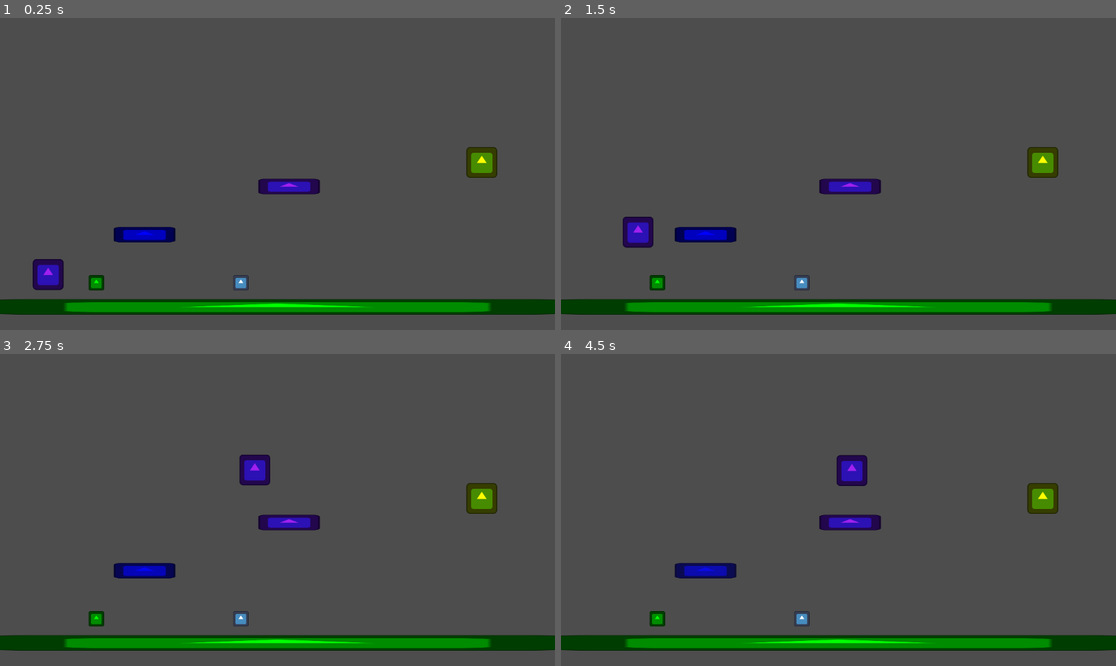
Above: before the commit, frames 1-4 (two rows, left to right).
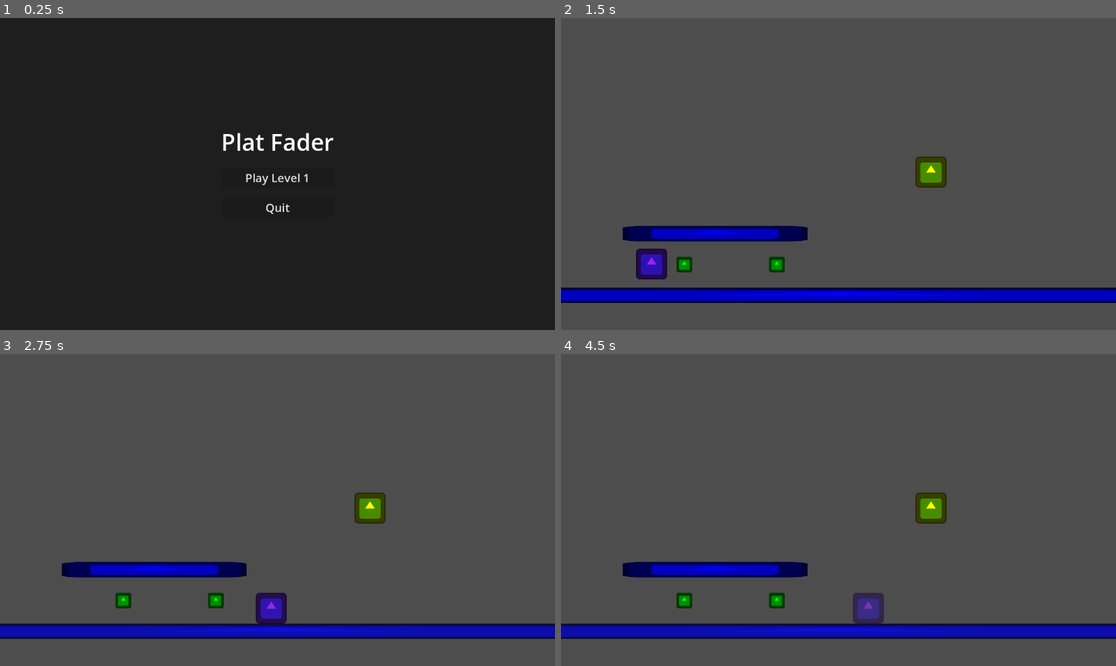
Above: after the commit, the same moments.

Repository: behnamarbab/vault-jam-25
Game: Godot game, scene res://scenes/MainMenu.tscn
Two runs of this game, one before a commit and one after it. Both use one fixed random seed, a clock stepped at 60 frames per second and the inputs below. Before the commit the project starts from res://scenes/Level1.tscn. The engine's default icon, where the game draws it, is replaced by a stand-in: a white triangle on a blue panel in a dark square.
Inputs (mouse positions are in pixels of both pictures, inside the frame that each line leads up to):
- Up to frame 1 (0.25 s): no input
- Up to frame 2 (1.5 s): click (838, 177) at 0.5 s, where only the run after the commit has a clickable "Play Level 1"; tap Enter (ui_accept) at 1.25 s; hold Right (ui_right) from 1.28 s (still down)
- Up to frame 3 (2.75 s): keep holding Right (ui_right); tap Enter (ui_accept) at 1.52, 2.27 s
- Up to frame 4 (4.5 s): release Right (ui_right) at 2.78 s; hold Left (ui_left) 2.78-3.53 s; hold Right (ui_right) from 3.53 s (still down); tap Enter (ui_accept) at 3.77 s

The runs differ from the first frame. In frame 1, 100% of the frame differs, in the area x 0-100%, y 0-100%; in frame 2, 13%; in frame 3, 13%; in frame 4, 13%.

Commit message:
Version 0.0.6, map design

Diff:
--- /dev/null
+++ b/levels/level1.json
@@ -0,0 +1,71 @@
+{
+    "level_name": "New Formatting Test",
+    "size": [
+        1280,
+        720
+    ],
+    "objects": [
+        {
+            "type": "platform",
+            "position": [
+                9,
+                9
+            ],
+            "properties": {
+                "length": 15,
+                "color": "green"
+            }
+        },
+        {
+            "type": "player",
+            "position": [
+                2,
+                8
+            ],
+            "properties": {
+                "color": "purple"
+            }
+        },
+        {
+            "type": "platform",
+            "position": [
+                5,
+                7
+            ],
+            "properties": {
+                "length": 3,
+                "color": "blue",
+                "movable": false
+            }
+        },
+        {
+            "type": "button",
+            "position": [
+                4,
+                8
+            ],
+            "properties": {
+                "color": "green"
+            }
+        },
+        {
+            "type": "button",
+            "position": [
+                7,
+                8
+            ],
+            "properties": {
+                "color": "red",
+                "is_reset": true
+            }
+        },
+        {
+            "type": "goal",
+            "position": [
+                12,
+                5
+            ],
+            "properties": {}
+        }
+    ]
+}
--- a/project.godot
+++ b/project.godot
@@ -11,7 +11,7 @@
 [application]
 
 config/name="PlatFader"
-run/main_scene="res://scenes/Level1.tscn"
+run/main_scene="res://scenes/MainMenu.tscn"
 config/features=PackedStringArray("4.5", "GL Compatibility")
 
 config/icon="res://icon.svg"
--- /dev/null
+++ b/scenes/LevelLoader.tscn
@@ -0,0 +1,6 @@
+[gd_scene load_steps=2 format=3]
+
+[ext_resource type="Script" path="res://scripts/LevelLoader.gd" id="1_script"]
+
+[node name="LevelLoader" type="Node2D"]
+script = ExtResource("1_script")
--- /dev/null
+++ b/scenes/MainMenu.tscn
@@ -0,0 +1,55 @@
+[gd_scene load_steps=2 format=3]
+
+[ext_resource type="Script" path="res://scripts/MainMenu.gd" id="1_script"]
+
+[node name="MainMenu" type="Control"]
+layout_mode = 3
+anchors_preset = 15
+anchor_right = 1.0
+anchor_bottom = 1.0
+grow_horizontal = 2
+grow_vertical = 2
+script = ExtResource("1_script")
+
+[node name="ColorRect" type="ColorRect" parent="."]
+layout_mode = 1
+anchors_preset = 15
+anchor_right = 1.0
+anchor_bottom = 1.0
+grow_horizontal = 2
+grow_vertical = 2
+color = Color(0.12, 0.12, 0.12, 1)
+
+[node name="VBoxContainer" type="VBoxContainer" parent="."]
+layout_mode = 1
+anchors_preset = 8
+anchor_left = 0.5
+anchor_top = 0.5
+anchor_right = 0.5
+anchor_bottom = 0.5
+offset_left = -100.0
+offset_top = -100.0
+offset_right = 100.0
+offset_bottom = 100.0
+grow_horizontal = 2
+grow_vertical = 2
+theme_override_constants/separation = 20
+
+[node name="Label" type="Label" parent="VBoxContainer"]
+layout_mode = 2
+theme_override_font_sizes/font_size = 48
+text = "Plat Fader"
+horizontal_alignment = 1
+
+[node name="Level1Button" type="Button" parent="VBoxContainer"]
+layout_mode = 2
+theme_override_font_sizes/font_size = 24
+text = "Play Level 1"
+
+[node name="QuitButton" type="Button" parent="VBoxContainer"]
+layout_mode = 2
+theme_override_font_sizes/font_size = 24
+text = "Quit"
+
+[connection signal="pressed" from="VBoxContainer/Level1Button" to="." method="_on_level_1_pressed"]
+[connection signal="pressed" from="VBoxContainer/QuitButton" to="." method="_on_quit_pressed"]
--- a/scripts/ColorButton.gd
+++ b/scripts/ColorButton.gd
@@ -23,6 +23,6 @@
 			body.set_color(Global.GameColor.PURPLE)
 			print("Color reset to PURPLE")
 		else:
-			var next_color = Global.get_next_color(body.current_color)
-			body.set_color(next_color)
-			print("Color changed to: ", next_color)
+			# Version 0.0.6: Direct color change
+			body.set_color(target_color)
+			print("Color changed to: ", target_color)
--- a/scripts/Global.gd
+++ b/scripts/Global.gd
@@ -14,6 +14,20 @@
 	BLACK
 }
 
+var selected_level_path: String = "res://levels/level1.json"
+
+const COLOR_NAME_MAP = {
+	"neutral": GameColor.NEUTRAL,
+	"white": GameColor.NEUTRAL,
+	"yellow": GameColor.YELLOW,
+	"green": GameColor.GREEN,
+	"blue": GameColor.BLUE,
+	"purple": GameColor.PURPLE,
+	"red": GameColor.RED,
+	"brown": GameColor.BROWN,
+	"black": GameColor.BLACK
+}
+
 const COLOR_VALUES = {
 	GameColor.NEUTRAL: Color.WHITE,
 	GameColor.YELLOW: Color.YELLOW,
@@ -24,6 +38,9 @@
 	GameColor.BROWN: Color.SADDLE_BROWN,
 	GameColor.BLACK: Color.BLACK
 }
+
+func get_color_from_name(color_name: String) -> GameColor:
+	return COLOR_NAME_MAP.get(color_name.to_lower(), GameColor.NEUTRAL)
 
 const COLOR_ORDER = [
 	GameColor.YELLOW,
--- /dev/null
+++ b/scripts/LevelLoader.gd
@@ -0,0 +1,90 @@
+extends Node2D
+
+const TILE_SIZE = 64
+
+@export var level_path: String = "res://levels/level1.json"
+
+@onready var player_scene = preload("res://scenes/Player.tscn")
+@onready var platform_scene = preload("res://scenes/Platform.tscn")
+@onready var goal_scene = preload("res://scenes/Goal.tscn")
+@onready var button_scene = preload("res://scenes/ColorButton.tscn")
+
+enum ObjectID {
+	EMPTY = 0,
+	PLATFORM_YELLOW = 1,
+	PLATFORM_GREEN = 2,
+	PLATFORM_BLUE = 3,
+	PLAYER = 4,
+	GOAL = 5,
+	BUTTON_GREEN = 6,
+	BUTTON_RESET = 7
+}
+
+func _ready():
+	load_level(Global.selected_level_path)
+
+func load_level(path: String):
+	if not FileAccess.file_exists(path):
+		print("Level file not found: ", path)
+		return
+
+	var json_as_text = FileAccess.get_file_as_string(path)
+	var json = JSON.parse_string(json_as_text)
+
+	if json == null:
+		print("Failed to parse level JSON")
+		return
+
+	var objects = json.get("objects", [])
+	for obj_data in objects:
+		var type = obj_data.get("type", "")
+		var grid_pos = obj_data.get("position", [0, 0])
+		var props = obj_data.get("properties", {})
+
+		spawn_object_v2(type, grid_pos, props)
+
+func spawn_object_v2(type: String, grid_pos: Array, props: Dictionary):
+	var pos = Vector2(grid_pos[0] * TILE_SIZE, grid_pos[1] * TILE_SIZE)
+	var scene = null
+	var instance_props = {}
+
+	match type:
+		"player":
+			scene = player_scene
+			if props.has("color"):
+				instance_props["current_color"] = Global.get_color_from_name(props["color"])
+		"platform", "obstacles":
+			scene = platform_scene
+			if props.has("color"):
+				instance_props["current_color"] = Global.get_color_from_name(props["color"])
+			if props.has("movable"):
+				instance_props["movable"] = props["movable"]
+		"goal":
+			scene = goal_scene
+		"button":
+			scene = button_scene
+			if props.has("color"):
+				instance_props["target_color"] = Global.get_color_from_name(props["color"])
+			# Default behavior for buttons in JSON: direct color change
+			instance_props["button_type"] = 0
+			if props.has("is_reset") and props["is_reset"]:
+				instance_props["button_type"] = 1
+
+	if scene:
+		var instance = create_instance(scene, pos, instance_props)
+
+		# Apply scaling
+		var length = props.get("length", 1.0)
+		var height = props.get("height", 1.0)
+		instance.scale = Vector2(length, height)
+
+func create_instance(scene: PackedScene, pos: Vector2, properties: Dictionary = {}):
+	var instance = scene.instantiate()
+	add_child(instance)
+	instance.position = pos
+
+	for prop in properties:
+		if prop in instance:
+			instance.set(prop, properties[prop])
+
+	return instance
--- /dev/null
+++ b/scripts/MainMenu.gd
@@ -0,0 +1,8 @@
+extends Control
+
+func _on_level_1_pressed():
+	Global.selected_level_path = "res://levels/level1.json"
+	get_tree().change_scene_to_file("res://scenes/LevelLoader.tscn")
+
+func _on_quit_pressed():
+	get_tree().quit()
--- a/scripts/Platform.gd
+++ b/scripts/Platform.gd
@@ -1,16 +1,24 @@
 extends StaticBody2D
 
 @export var current_color: Global.GameColor = Global.GameColor.BLUE
+@export var movable: bool = false
 
 var fade_progress: float = 0.0
 var is_fading_this_frame: bool = false
+var original_position: Vector2
+var timer: float = 0.0
 
 @onready var sprite = $Sprite2D
 
 func _ready():
 	update_color()
+	original_position = position
 
 func _physics_process(delta):
+	if movable:
+		timer += delta
+		position.x = original_position.x + sin(timer * 2.0) * 100.0
+
 	if is_fading_this_frame:
 		fade_progress += delta
 		if fade_progress >= Global.DEFAULT_FADE_TIME:
--- a/scripts/Player.gd
+++ b/scripts/Player.gd
@@ -80,14 +80,15 @@
 			handle_color_interaction(other_color, collider)
 
 func handle_color_interaction(other_color: Global.GameColor, collider: Object):
-	var my_order = Global.get_color_order(current_color)
-	var other_order = Global.get_color_order(other_color)
-
-	if other_order > my_order:
-		is_fading_this_frame = true
-	elif my_order > other_order:
+	# Version 0.0.5 Logic:
+	# Same color -> Higher order logic replaced by pure match
+	# If same color, other object fades
+	if current_color == other_color:
 		if collider.has_method("mark_for_fading"):
 			collider.mark_for_fading(velocity)
+	# If different color, player fades
+	else:
+		is_fading_this_frame = true
 
 func die():
 	print("Player died!")
Not shown, changed: Insts/GameDesc.txt
Not shown, added: Insts/task005.txt
Not shown, added: Insts/task006.txt
Not shown, added: Insts/task007.txt
Not shown, added: scripts/LevelLoader.gd.uid
Not shown, added: scripts/MainMenu.gd.uid
Not shown, added: LevelDesign.md
